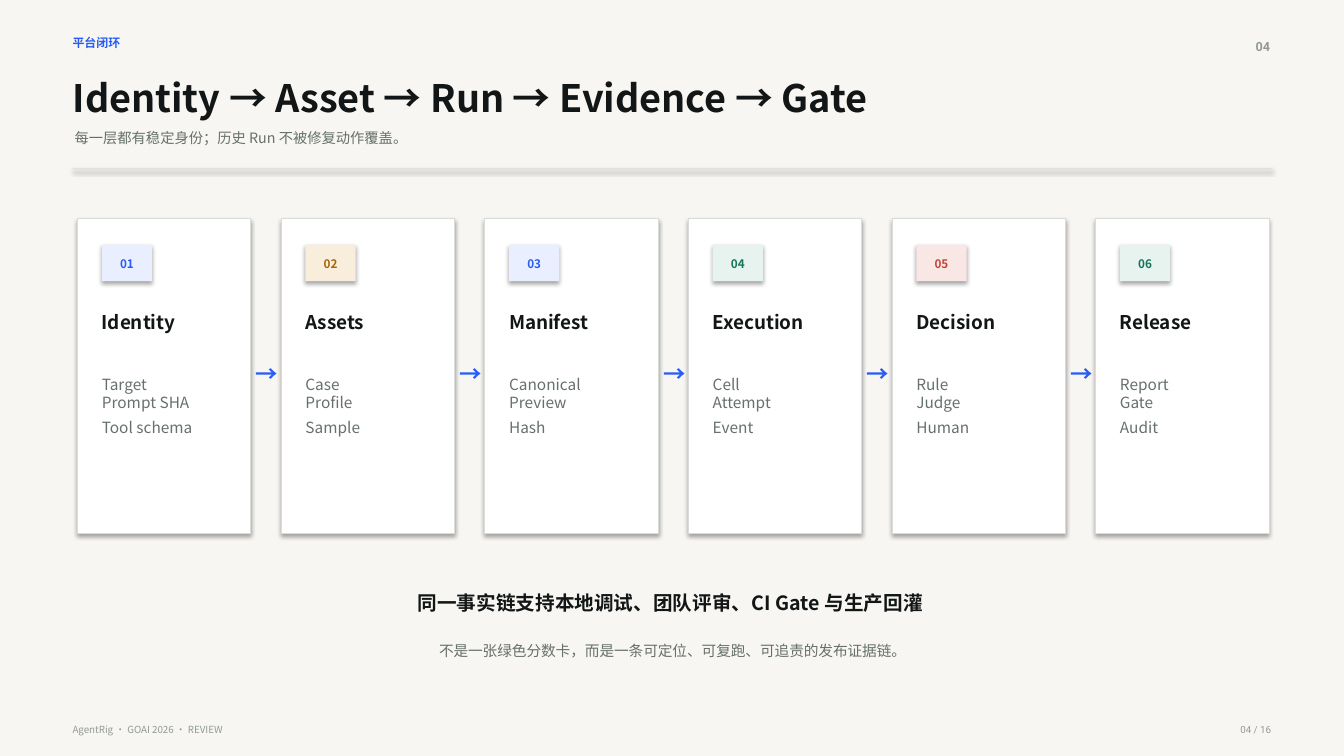
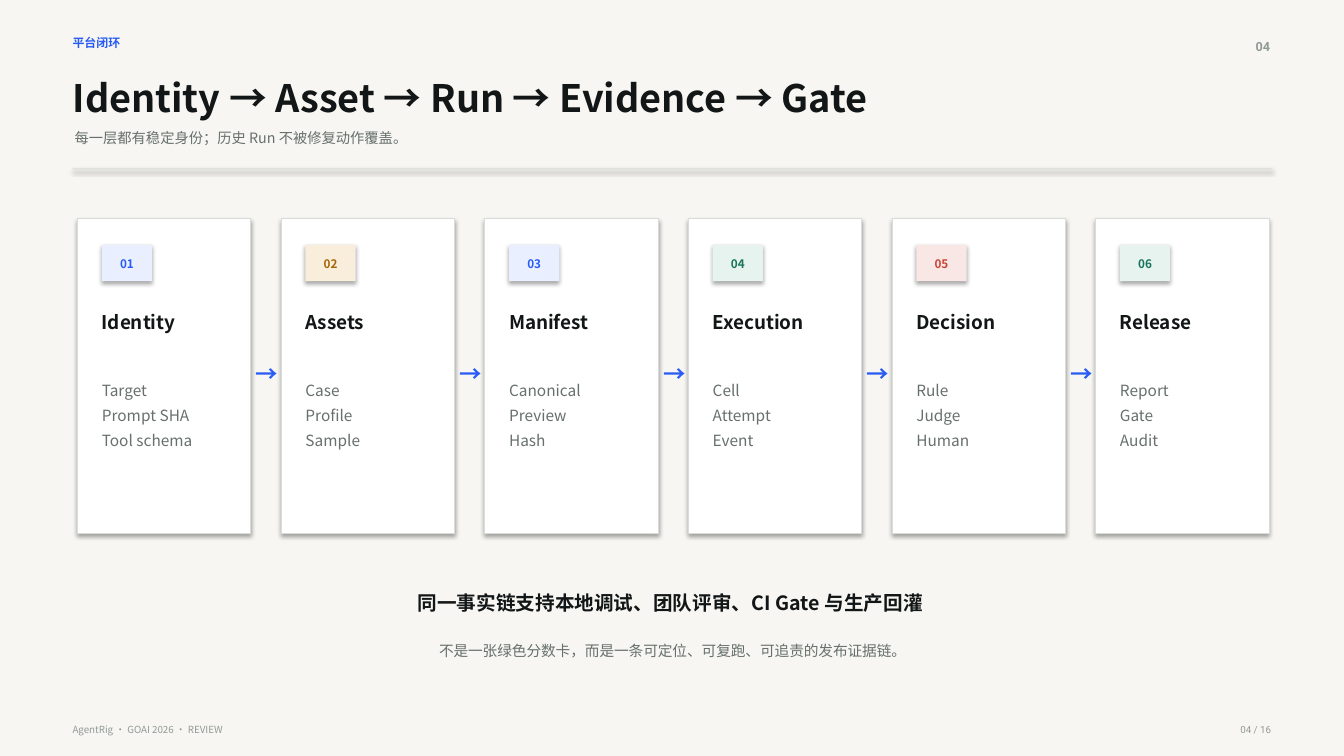
Before and after one commit to ChenCJ-io/agentrig, a slide deck: slide 4 of docs/competition/AgentRig-GOAI-2026-初赛方案.pptx. Drawn at 1344x756 pixels with LibreOffice and Linux fonts; fonts in the diff are those of the drawing. Boxes give left, top, right and bottom in pixels: in the first picture for what was removed or moved away, otherwise in the second. Text is boxed around its words. In the diff, an @@ line names an element or a change of style, - is before the commit and + after.

```diff
--- a/docs/competition/AgentRig-GOAI-2026-初赛方案.pptx
+++ b/docs/competition/AgentRig-GOAI-2026-初赛方案.pptx
@@ text at bbox=[102, 384, 192, 446]: text changed @@
-Target
-Prompt SHA
-Tool schema
+Target
+Prompt SHA
+Tool schema
@@ text at bbox=[305, 384, 360, 450]: text changed @@
-Case
-Profile
-Sample
+Case
+Profile
+Sample
@@ text at bbox=[509, 384, 581, 446]: text changed @@
-Canonical
-Preview
-Hash
+Canonical
+Preview
+Hash
@@ text at bbox=[713, 384, 771, 446]: text changed @@
-Cell
-Attempt
-Event
+Cell
+Attempt
+Event
@@ text at bbox=[916, 384, 969, 446]: text changed @@
-Rule
-Judge
-Human
+Rule
+Judge
+Human
@@ text at bbox=[1120, 384, 1169, 446]: text changed @@
-Report
-Gate
-Audit
+Report
+Gate
+Audit
```
Also in this commit, not shown: 12 other slides changed, 13 other files.
